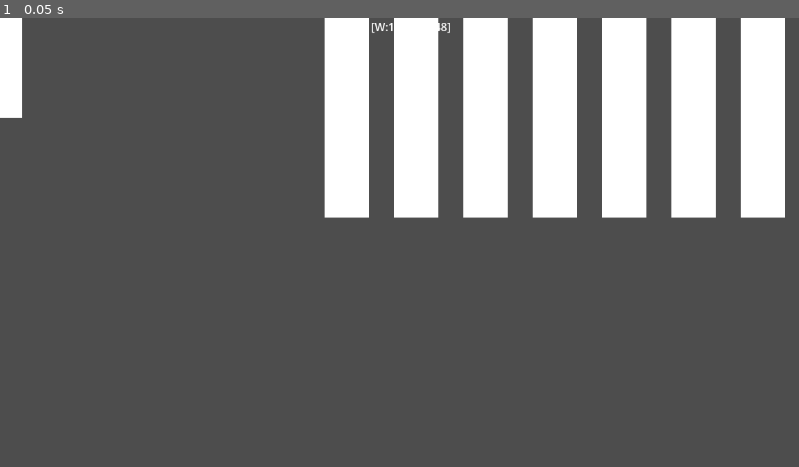
Above: before the commit, frame 1.
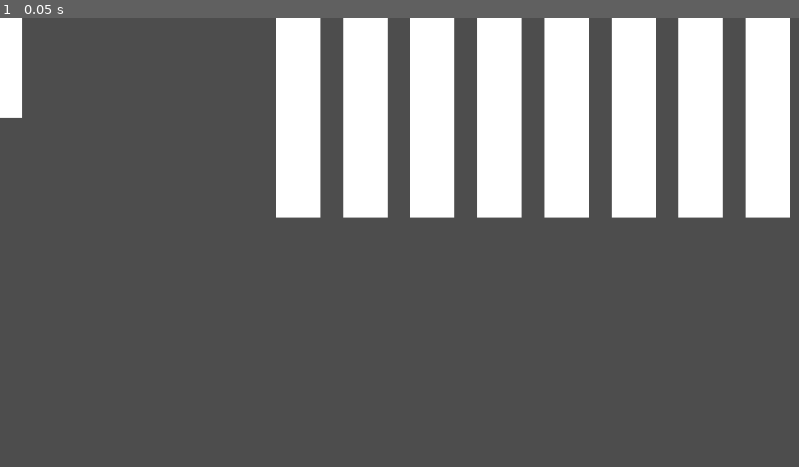
Above: after the commit, the same moment.

Repository: VPavliashvili/flappy-godot
Game: Godot game, scene res://scenes/main.tscn
The game is run twice, just before and just after one commit, with the same random seed, the same clock (stepped at 60 frames per second) and the same inputs.
Inputs:
- Up to frame 1 (0.05 s): no input

The runs differ from the first frame. In frame 1, 12% of the frame differs, in the area x 34-99%, y 0-45%.

Commit message:
top pillars instantiation implemented with parameters

Diff:
--- a/project.godot
+++ b/project.godot
@@ -15,6 +15,10 @@
 config/features=PackedStringArray("4.1", "GL Compatibility")
 config/icon="res://sprites/icon.svg"
 
+[display]
+
+window/size/always_on_top=true
+
 [rendering]
 
 renderer/rendering_method="gl_compatibility"
--- a/scenes/main.tscn
+++ b/scenes/main.tscn
@@ -4,17 +4,11 @@
 
 [node name="Root" type="Node2D"]
 
-[node name="pillars_pool" type="Node" parent="." node_paths=PackedStringArray("resolution_text")]
+[node name="pillars_pool" type="Node" parent="." node_paths=PackedStringArray("pillars_starting_pos")]
 script = ExtResource("1_kqd16")
-resolution_text = NodePath("../resolution_text")
+pillars_starting_pos = NodePath("../pillars_start_position")
+pillars_count = 20
+distance_beetween_pillar_x = 32.703
 
-[node name="resolution_text" type="Label" parent="."]
-anchors_preset = 5
-anchor_left = 0.5
-anchor_right = 0.5
-offset_left = 551.0
-offset_right = 634.0
-offset_bottom = 26.0
-grow_horizontal = 2
-text = "Resolution"
-vertical_alignment = 1
+[node name="pillars_start_position" type="Node2D" parent="."]
+position = Vector2(430, 260)
--- a/scripts/pillars_pool.gd
+++ b/scripts/pillars_pool.gd
@@ -2,14 +2,20 @@
 
 enum Placement { TOP = 1, BOTTOM = -1}
 
-@export var resolution_text: Label
+@export var pillars_starting_pos: Node2D
+@export_range(10, 50) var pillars_count: int
+@export_range(10, 100) var distance_beetween_pillar_x: float
+
 var pillar_prefab = preload("res://scenes/pillar.tscn")
+var start_pos_x: float
 
 # Called when the node enters the scene tree for the first time.
 func _ready():
+	start_pos_x = pillars_starting_pos.position.x
 
 	var top_counter: int = 0
-	while top_counter < 10:
+	print(pillars_count)
+	while top_counter < pillars_count:
 		instantiate_pillar(Placement.TOP, top_counter)
 		top_counter += 1
 
@@ -18,11 +24,6 @@
 # Called every frame. 'delta' is the elapsed time since the previous frame.
 func _process(_delta):
 	pass
-
-func change_text() -> void:
-	var res = get_screen_width_height()
-	var format := "[W:%s;H:%s]"
-	resolution_text.text = format % [str(res.x), str(res.y)]
 
 func get_screen_width_height() -> Vector2i:
 	return DisplayServer.window_get_size()
@@ -44,9 +45,17 @@
 
 	# 2.0 since I need half of the size of whole sprite to make it touch the upper end of the screen
 	var pos_y : float = float(screen_y) + float(size.y) / 2.0 * pillar.scale.y
-	var pos_x : int = 500 + line_number * 100
+
+	var pos_x: float = start_pos_x + line_number * (size.x + distance_beetween_pillar_x)
 
 	pillar.position = Vector2(pos_x, pos_y)
 
 func set_bottom_pillar_position(_pillar: Node2D) -> void:
-	change_text()
+	pass
+
+# regarding path between top and down pillars
+# it should be implemented like I have whole X size in Y
+# and A size path between the two pillars
+# and distance between A size path center point of pillar_pair[i], [i-1] and [i+1]
+# should not be greater than B
+#	X	Y	A and B are variables for sure
